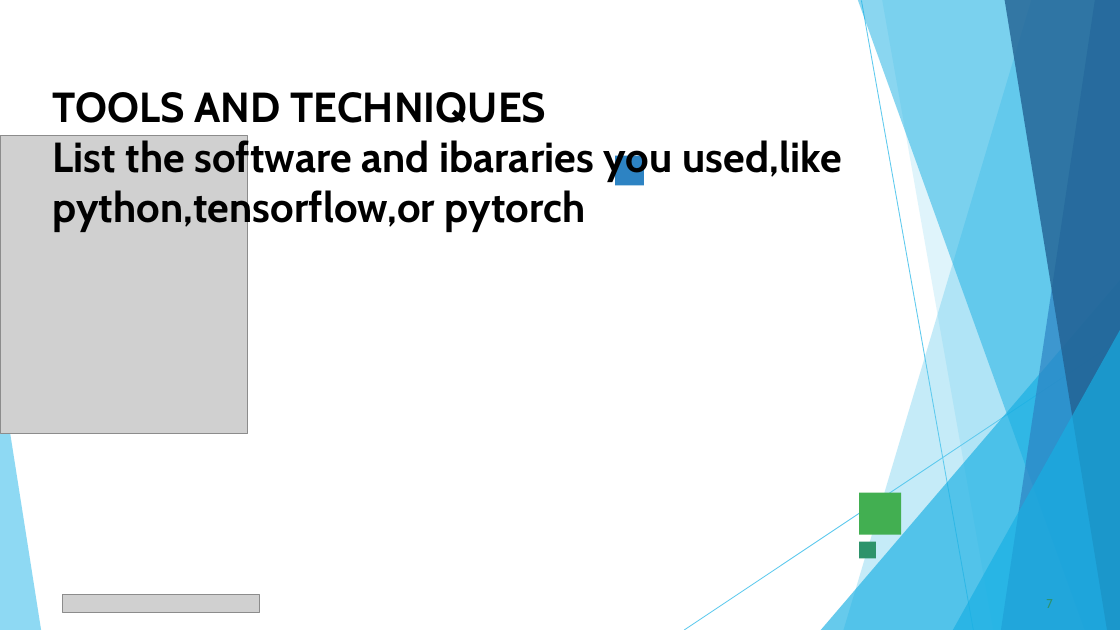
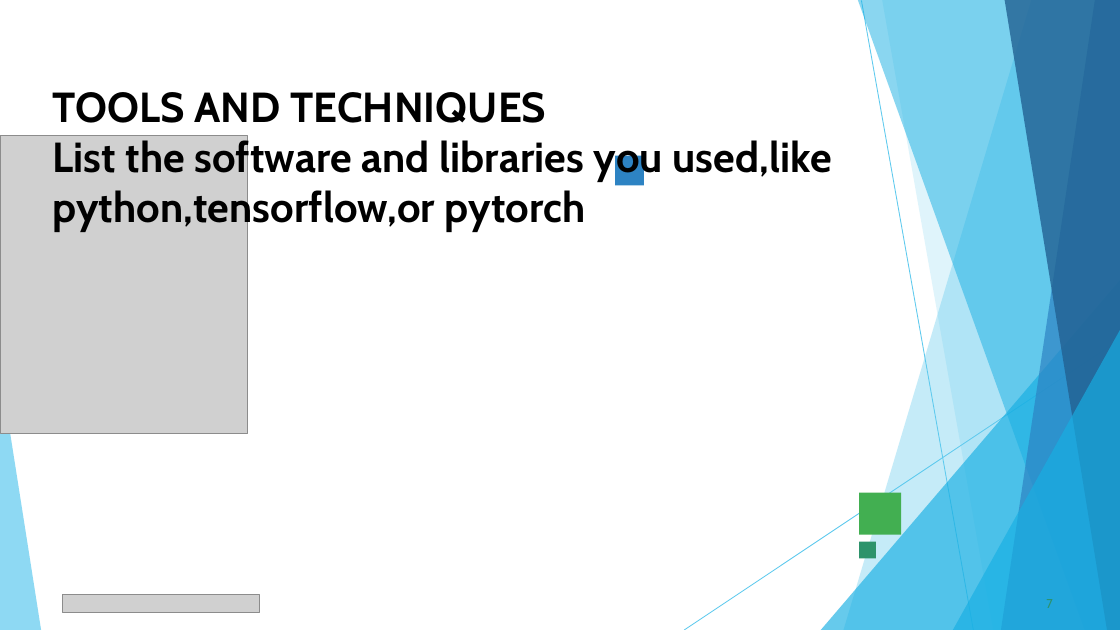
Before and after one commit to sudhaelangovan1712-alt/My-first, a slide deck: slide 7 of PPT FWD TNSDC 2025.pptx. Drawn at 1120x630 pixels with LibreOffice and Linux fonts; fonts in the diff are those of the drawing; grey boxes stand for pictures. Boxes give left, top, right and bottom in pixels: in the first picture for what was removed or moved away, otherwise in the second. Text is boxed around its words. In the diff, an @@ line names an element or a change of style, - is before the commit and + after.

```diff
--- a/PPT FWD TNSDC 2025.pptx
+++ b/PPT FWD TNSDC 2025.pptx
@@ title at (x1=52, y1=92, x2=832, y2=232): text changed @@
-TOOLS AND TECHNIQUES
-List the software and ibararies you used,like python,tensorflow,or pytorch
+TOOLS AND TECHNIQUES
+List the software and libraries you used,like python,tensorflow,or pytorch
```
Also in this commit, not shown: 7 other slides changed.
